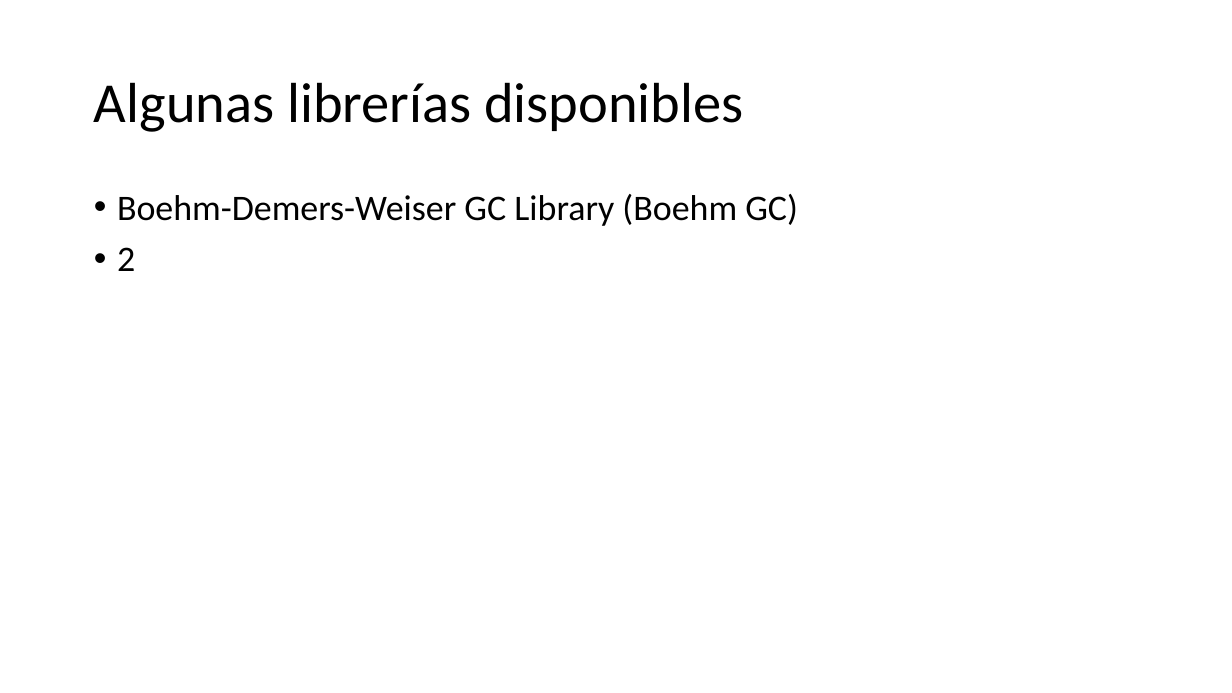
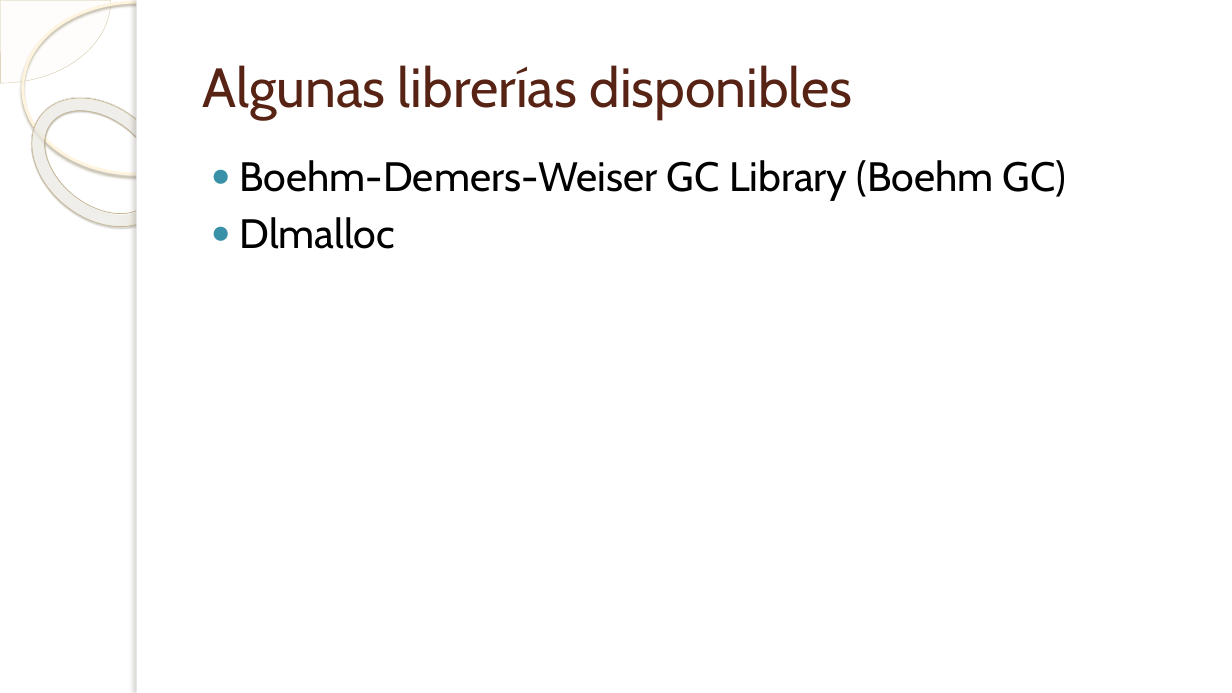
Before and after one commit to kfilella/Investigacion-Garbage-C, a slide deck: slide 3 of Recolección de Basura en C.pptx. Drawn at 1232x693 pixels with LibreOffice and Linux fonts; fonts in the diff are those of the drawing; background and template pictures are left out. Boxes give left, top, right and bottom in pixels: in the first picture for what was removed or moved away, otherwise in the second. Text is boxed around its words. In the diff, an @@ line names an element or a change of style, - is before the commit and + after.

```diff
--- a/Recolección de Basura en C.pptx
+++ b/Recolección de Basura en C.pptx
@@ background #F9F9F9 to picture (left out) @@
@@ pie slice (boxed as its full ellipse) added at (0, 0, 111, 83), fill #FEFAF4 at 33% opacity, outline #D3C39F 0.25 pt @@
@@ ellipse added at (23, 2, 252, 174), outline #FFF5DE 2.15 pt @@
@@ rectangle added at (137, 0, 1232, 693), fill #FFFFFF @@
@@ rectangle added at (137, 0, 147, 693), fill #FFFFFF @@
@@ title "Algunas librerías disponibles": place and size @@
-title "Algunas librerías disponibles" at (94, 82, 743, 132)
+title "Algunas librerías disponibles" at (203, 65, 853, 119)
@@ title "Algunas librerías disponibles" at (203, 65, 853, 119): size 44 to 43 pt, font Calibri to Cabin, text colour #000000 to #572314; line spacing 0.9 to 1 @@
@@ donut added at (7, 71, 195, 253), fill gradient #FFFCF6 to #FFFEFB to #F0D28E, outline #C7B893 0.58 pt @@
@@ text "Boehm-Demers-Weiser GC Library (Boehm GC)": place and size @@
-text "Boehm-Demers-Weiser GC Library (Boehm GC)" at (117, 194, 798, 271)
+text "Boehm-Demers-Weiser GC Library (Boehm GC)" at (239, 160, 1067, 249)
@@ text at (239, 160, 1067, 201): size 28 to 32 pt, font Calibri to Cabin in "Boehm-Demers-Weiser GC Library (Boehm GC)"; bullet • to ●; line spacing 0.9 to 1; less space between paragraphs @@
@@ text at (239, 217, 394, 249): text changed; size 28 to 32 pt; font Calibri to Cabin @@
-• 2
+● Dlmalloc
```
Also in this commit, not shown: 3 other slides changed, 8 slides added, 2 slides removed, 7 other files.
